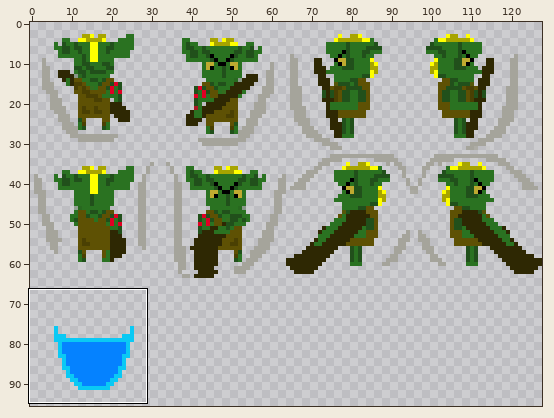
File history of a sprite sheet, Assets/Sprites/Attacks/CharacterAttacks/GoblinAttacks/KrillkAttackSheet1.png. The first picture is a wide view before the edit; the outline marks the close-up.
Close-up. Before the edit:
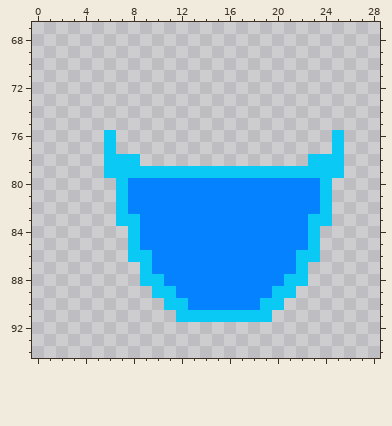
The file is 128x96 pixels. Pixels under 10% opacity are left out. Colours within 5 levels of each other are drawn and written as one. Shown: x 0..28, y 67..94.
After the commit:
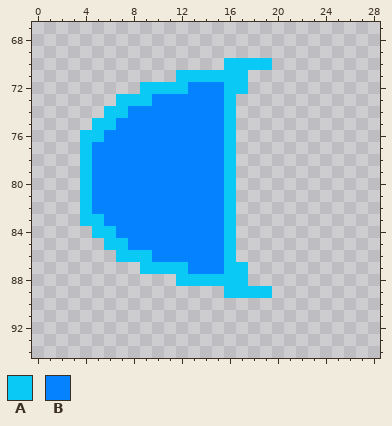
Palette (. is transparent): A #0ac9f4  B #0582ff
What changed:
There is now colour A in row 70 at x 16 to 19; in row 71 at x 12 to 17; in row 72 at x 9 to 12 and 16 to 17; in row 73 at x 7 to 9 and 16; in row 74 at x 6 to 7 and 16; in row 75 at x 5 to 6 and 16.
There is now colour A in row 76 at x 4 to 5 and 16; in rows 77 to 78 at x 4 and 16; in rows 79 to 82 at x 4; in row 83 at x 4 to 5; in row 84 at x 5 to 6; in row 85 at x 6 to 7.
There is now colour A in row 86 at x 7.
The edit turns colour B into colour A in rows 80 to 86 at x 16; in row 87 at x 10 to 12 and 16 to 17; in row 88 at x 12 to 17; in row 89 at x 16 to 19.
There is now colour B in row 72 at x 13 to 15; in row 73 at x 10 to 15; in row 74 at x 8 to 15; in rows 75 to 76 at x 7 to 15; in row 77 at x 5 and 7 to 15; in row 78 at x 5 and 9 to 15.
There is now colour B in row 79 at x 5; in rows 80 to 82 at x 5 to 6; in row 83 at x 6; in row 84 at x 7.
The edit turns colour A into colour B in rows 76 to 77 at x 6; in row 78 at x 6 to 8; in row 79 at x 6 to 15; in rows 80 to 82 at x 7; in row 83 at x 7 to 8; in rows 84 to 85 at x 8.
Colour A is gone in rows 76 to 77 at x 25; in row 78 at x 23 to 25; in row 79 at x 17 to 25; in rows 80 to 82 at x 24; in row 83 at x 23 to 24; in rows 84 to 85 at x 23.
Colour A is gone in row 86 at x 22 to 23; in row 87 at x 22; in row 88 at x 9 to 10 and 21 to 22; in row 89 at x 10 to 11 and 20 to 21; in row 90 at x 11 to 12 and 19 to 20; in row 91 at x 12 to 19.
Colour B is gone in rows 80 to 82 at x 17 to 23; in rows 83 to 85 at x 17 to 22; in row 86 at x 17 to 21; in row 87 at x 18 to 21; in row 88 at x 11 and 18 to 20; in row 89 at x 12 to 15.
Colour B is gone in row 90 at x 13 to 18.
Pixel boxes of the changes (left, top, right, bottom) in both close-ups:
changed: (80, 58, 344, 322)
